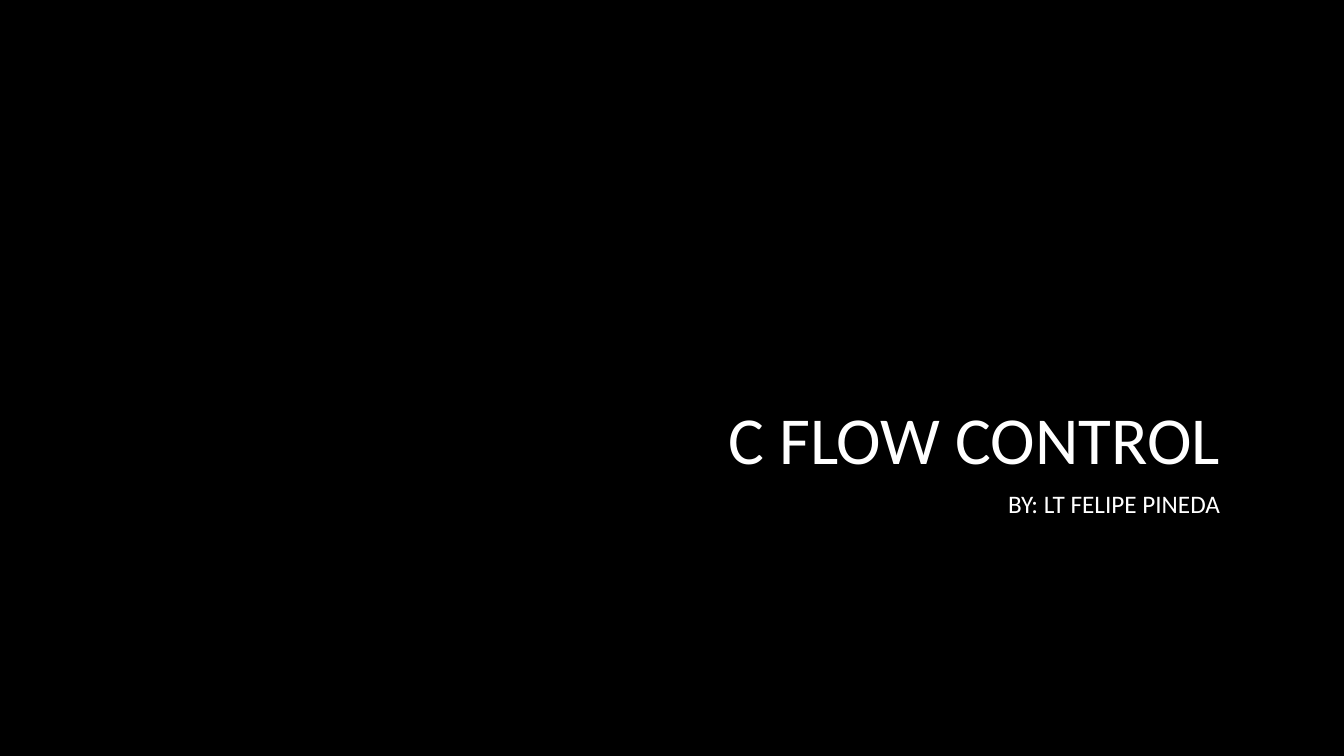
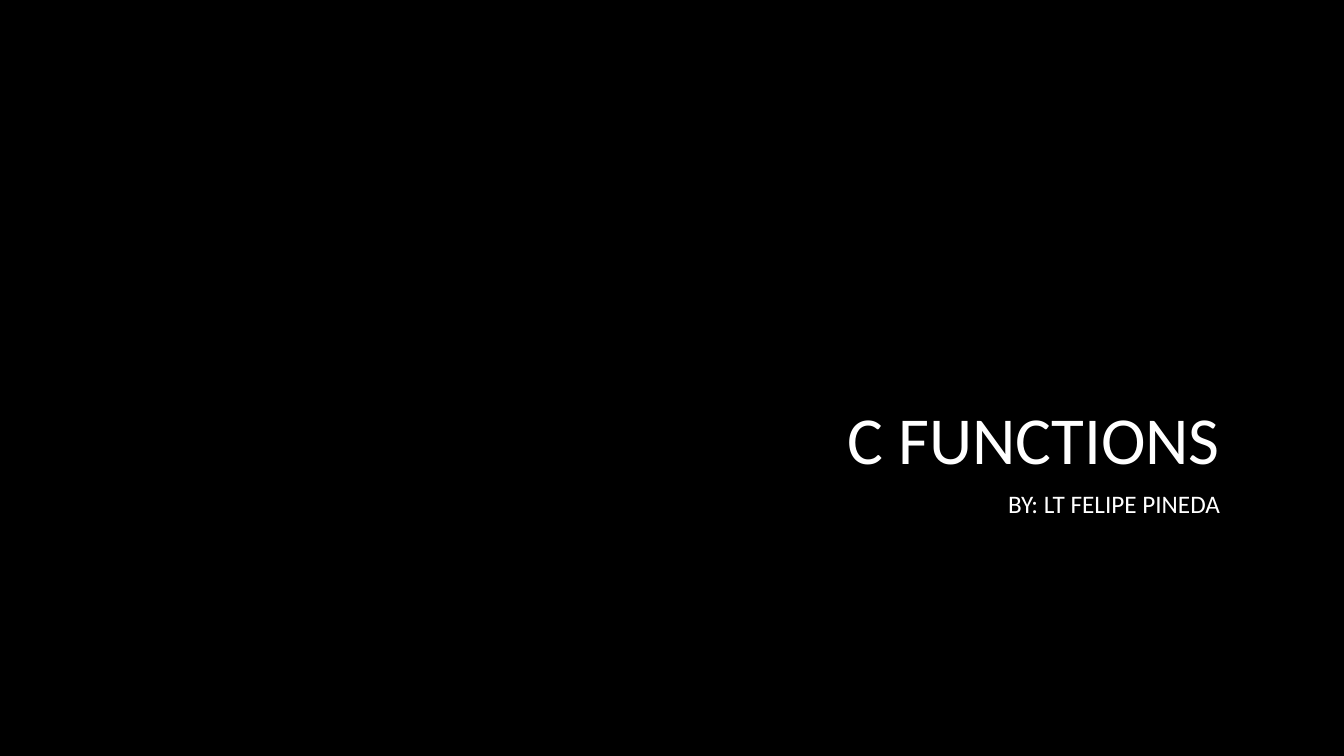
Before and after one commit to fopineda/C-Class, a slide deck: slide 1 of C-Course/Slides/Section8-Functions.pptx. Drawn at 1344x756 pixels with LibreOffice and Linux fonts; fonts in the diff are those of the drawing; background and template pictures are left out. Boxes give left, top, right and bottom in pixels: in the first picture for what was removed or moved away, otherwise in the second. Text is boxed around its words. In the diff, an @@ line names an element or a change of style, - is before the commit and + after.

Commit message:
Finished Section8-Functions

```diff
--- a/C-Course/Slides/Section8-Functions.pptx
+++ b/C-Course/Slides/Section8-Functions.pptx
@@ title at (x1=847, y1=420, x2=1220, y2=465): text changed @@
-C FLOW CONTROL
+C FUNCTIONS
```
Also in this commit, not shown: 2 other slides changed, 2 slides added, 1 slide removed, 7 other files.
